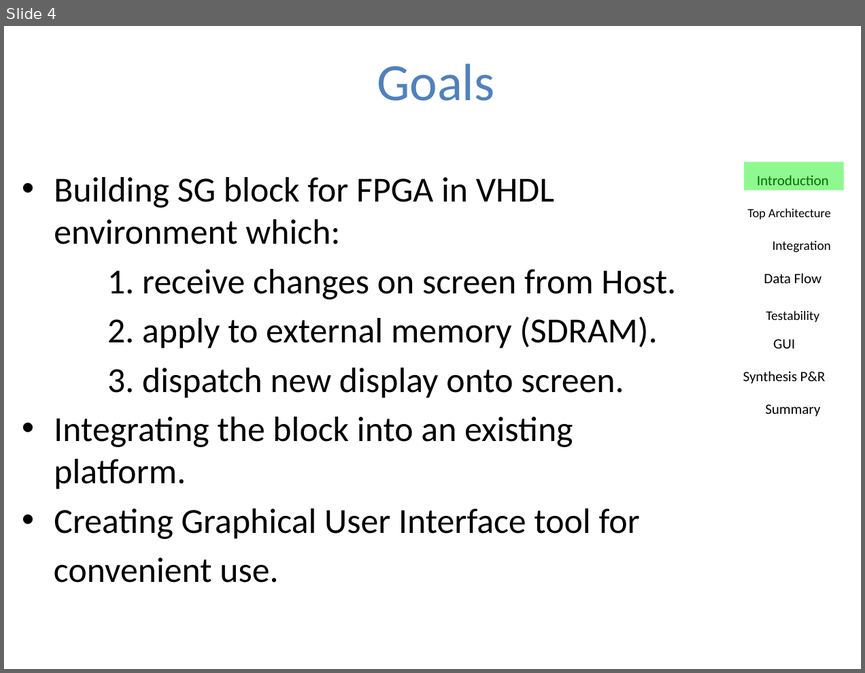
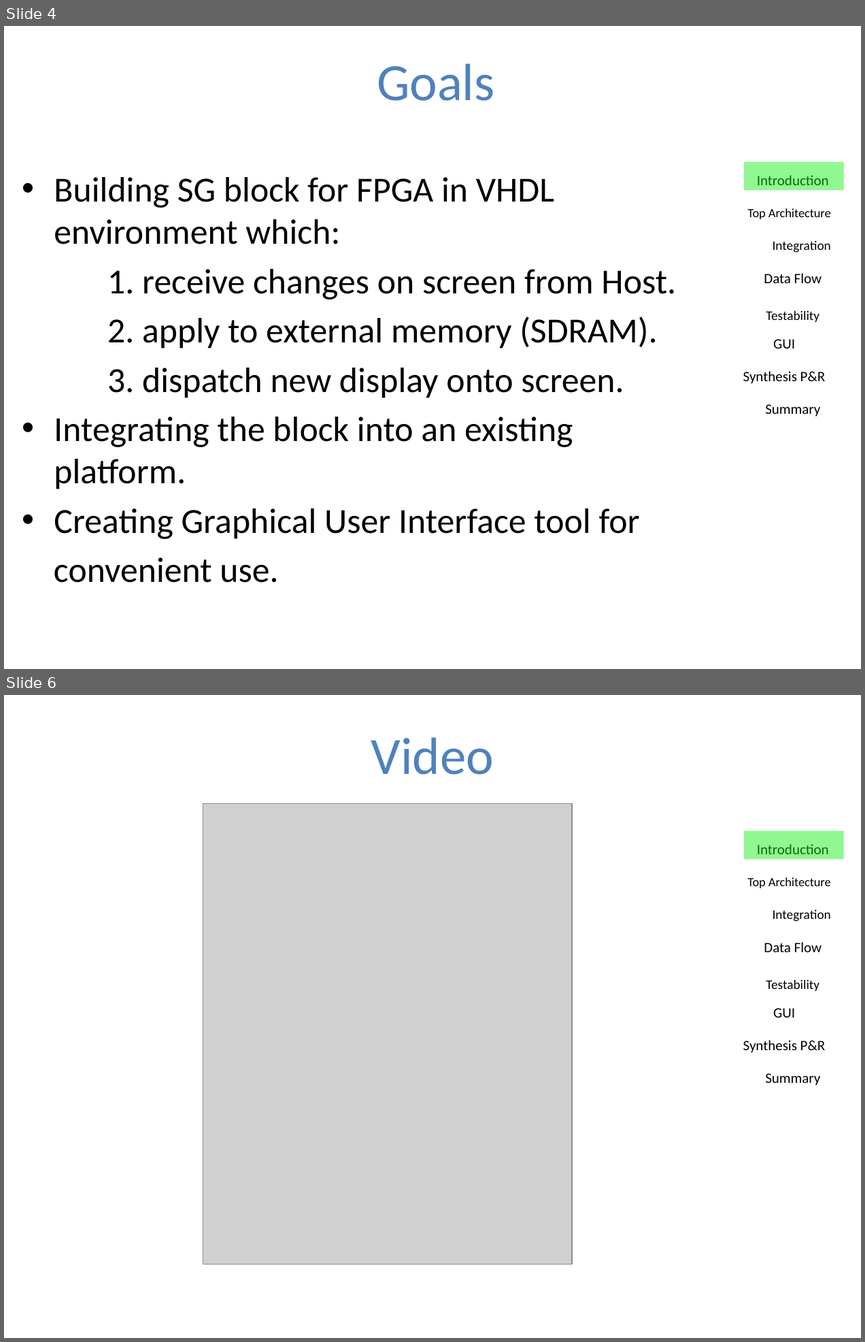
Before and after one commit to sandro6579/symbol-generator, a slide deck: Presentation/Part_B_final/Symbol_Generator_Project_Presentation_Part_B.pptx. Shown one above the other, each under a label of ours: slide 4 before the commit, slides 4 and 6 after it; the slides between them are not shown. The pictures are 865x673 and 865x1342 pixels, drawn with LibreOffice and Linux fonts; fonts in the diff are those of the drawing; grey boxes stand for pictures; background and template pictures are left out. Boxes give left, top, right and bottom in pixels: in the first picture for what was removed or moved away, otherwise in the second. Text is boxed around its words. In the diff, an @@ line names an element or a change of style, - is before the commit and + after.

```diff
--- a/Presentation/Part_B_final/Symbol_Generator_Project_Presentation_Part_B.pptx
+++ b/Presentation/Part_B_final/Symbol_Generator_Project_Presentation_Part_B.pptx
@@ slide 6 added at box(4, 695, 861, 1338), background picture (left out) @@
@@ title added at box(371, 737, 494, 775), 44 pt, text #4F81BD @@
+Video
@@ picture added at box(203, 803, 572, 1264) @@
@@ rectangle added at box(743, 830, 844, 859), fill #0AF00A at 45% opacity @@
@@ group added at box(743, 838, 839, 1085): 7 texts, 1 rectangle @@
+Introduction
+Top Architecture
+Integration
+Data Flow
+Testability
+GUI
+Synthesis P&R
+Summary
```
Also in this commit, not shown: 9 slides changed, 4 other slides added, 1 other file.
